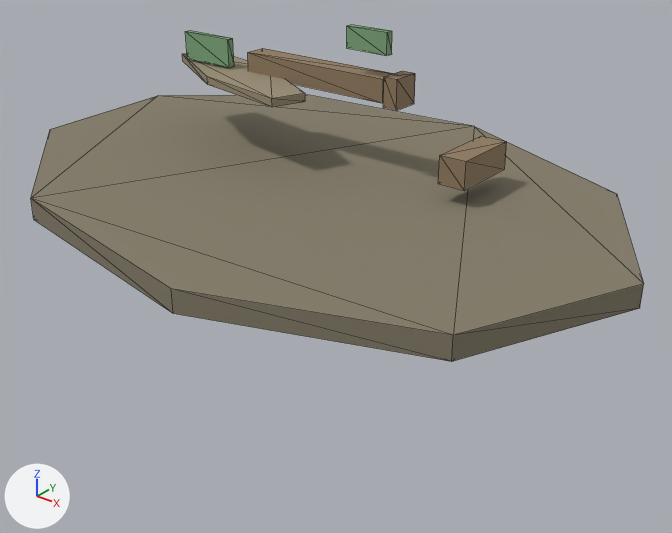
Two versions of the glTF model assets/procedural/pretty/swamp.glb, one commit apart.
One viewpoint serves both versions: a camera (50 mm lens) standing at (5.66, -6.67, 4.81) and looking at (0.42, -0.13, 0.76). Lighting does not change. The marker at lower left points along +X, +Y and +Z. The picture after the commit comes second. Mesh edges are drawn as thin lines. Vertices at exactly the same position are counted once.

Script lines for the objects in view, before the commit:
```python
me_swamp_mesh = bpy.data.meshes.new('swamp_mesh')
me_swamp_mesh.from_pydata(...)  # 176 vertices, 292 faces; spans x -3.5..3.5, y -2.51..2.51, z 0.0..3.02
# faces by material slot: [32, 36, 20, 36, 36, 60, 72]
me_swamp_mesh.materials.append(mat_swamp_mud)  # yellow #847c69
me_swamp_mesh.materials.append(mat_swamp_water)  # green #618976
me_swamp_mesh.materials.append(mat_swamp_mud_light)  # brown #998e76
me_swamp_mesh.materials.append(mat_swamp_moss)  # greyish green #7ca67c
me_swamp_mesh.materials.append(mat_swamp_deadwood)  # brown #907c61
me_swamp_mesh.materials.append(mat_swamp_mushroom_stem)  # beige #d1c4ad
me_swamp_mesh.materials.append(mat_swamp_mushroom_cap)  # pink #ce959e
ob_swamp_root = bpy.data.objects.new('swamp_root', me_swamp_mesh)
ob_swamp_root.location = (0.0, 0.0, 0.0)
```
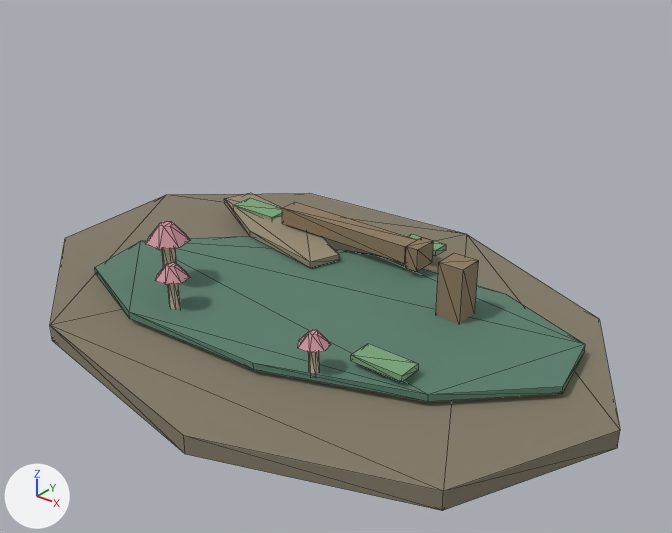
Changed parts and their boxes [x1, y1, x2, y2] in the pictures (672 x 533 px; the box of a moved part takes in the faces that stretch with it):
'swamp_root', reshaped (7% narrower): before [31, 24, 644, 362]; after [50, 193, 620, 511]
part 1 of me_swamp_mesh, moved or reshaped: before [31, 95, 644, 362]; after [50, 193, 620, 511]
part 2 of me_swamp_mesh, moved or reshaped (not visible before): after [95, 236, 585, 402]
part 3 of me_swamp_mesh, moved or reshaped: before [182, 53, 305, 107]; after [224, 193, 339, 268]
part 4 of me_swamp_mesh, moved or reshaped: before [185, 30, 234, 68]; after [234, 198, 282, 220]
part 5 of me_swamp_mesh, moved or reshaped (not visible before): after [351, 343, 419, 382]
part 6 of me_swamp_mesh, moved or reshaped: before [347, 24, 392, 55]; after [408, 234, 446, 256]
part 7 of me_swamp_mesh, moved or reshaped: before [248, 48, 394, 103]; after [282, 202, 418, 264]
part 8 of me_swamp_mesh, moved or reshaped: before [383, 71, 415, 111]; after [405, 237, 433, 272]
part 9 of me_swamp_mesh, moved or reshaped: before [438, 136, 507, 191]; after [436, 253, 479, 324]
part 10 of me_swamp_mesh, moved or reshaped (not visible before): after [162, 248, 177, 286]
part 11 of me_swamp_mesh, moved or reshaped (not visible before): after [168, 284, 180, 309]
part 12 of me_swamp_mesh, moved or reshaped (not visible before): after [309, 352, 320, 373]
part 13 of me_swamp_mesh, moved or reshaped (not visible before): after [146, 221, 190, 249]
part 14 of me_swamp_mesh, moved or reshaped (not visible before): after [155, 262, 190, 285]
part 15 of me_swamp_mesh, moved or reshaped (not visible before): after [298, 330, 331, 353]

The change, as a list of edits to the scene's bpy script:
```text
Change me_swamp_mesh:
    used by ob_swamp_root; location = (0.0, 0.0, 0.0)
    remove me_swamp_mesh.from_pydata(...)  # 176 vertices, 292 faces; spans x -3.5..3.5, y -2.51..2.51, z 0.0..3.02
    add me_swamp_mesh.from_pydata(...)  # 176 vertices, 292 faces; spans x -3.5..3.5, y -2.51..2.51, z 0.0..1.0
    me_swamp_mesh part 1: the loose piece of 18 vertices spanning x -3.5..3.5, y -2.51..2.51, z 1.34..1.55 is scaled about its middle by (1, 1, 0.859), then moved by (0.0, 0.0, -1.35)
    me_swamp_mesh part 2: the loose piece of 20 vertices spanning x -2.37..2.91, y -1.11..1.61, z 1.19..1.27 is moved by (0.0, -0.43, -0.95)
    me_swamp_mesh part 3: the loose piece of 12 vertices spanning x -2.38..-0.19, y -0.19..0.91, z 2.27..2.35 is moved by (0.0, 0.54, -1.94)
    me_swamp_mesh part 4: the loose piece of 8 vertices spanning x -2.08..-1.44, y 0.36..0.44, z 2.37..2.68 is scaled about its middle by (1, 4, 0.215), then moved by (0.0, 0.71, -2.12)
    me_swamp_mesh part 5: the loose piece of 8 vertices spanning x 1.26..1.82, y 0.36..0.44, z 0.45..0.71 is scaled about its middle by (1, 3.43, 0.251), then moved by (0.0, -1.23, -0.18)
    me_swamp_mesh part 6: the loose piece of 8 vertices spanning x 0.16..0.63, y 0.36..0.44, z 2.8..3.02 is scaled about its middle by (1, 2.86, 0.301), then moved by (0.0, 1.1, -2.51)
    me_swamp_mesh part 7: the loose piece of 8 vertices spanning x -1.22..0.55, y 0.43..0.67, z 2.32..2.56 is scaled about its middle by (1, 1, 0.859), then moved by (0.0, 0.47, -1.9)
    me_swamp_mesh part 8: the loose piece of 8 vertices spanning x 0.58..0.73, y 0.4..0.7, z 2.29..2.59 is scaled about its middle by (1, 1, 0.859), then moved by (0.0, 0.47, -1.9)
    me_swamp_mesh part 9: the loose piece of 8 vertices spanning x 1.33..1.61, y 0.25..0.98, z 1.74..2.02 is scaled about its middle by (1, 0.382, 2.25), then moved by (0.0, -0.15, -1.29)
    me_swamp_mesh part 10: the loose piece of 12 vertices spanning x -1.33..-1.2, y 0.52..0.67, z 0.28..0.89 is scaled about its middle by (1, 1, 0.859), then moved by (0.0, -1.42, -0.01)
    me_swamp_mesh part 11: the loose piece of 12 vertices spanning x -0.88..-0.78, y 0.42..0.53, z 0.01..0.47 is scaled about its middle by (1, 1, 0.859), then moved by (0.0, -1.65, 0.23)
    me_swamp_mesh part 12: the loose piece of 12 vertices spanning x 1.0..1.09, y 0.38..0.48, z 0.0..0.39 is scaled about its middle by (1, 1, 0.859), then moved by (0.0, -1.64, 0.24)
    me_swamp_mesh part 13: the loose piece of 14 vertices spanning x -1.49..-1.03, y 0.77..1.22, z 0.48..0.69 is scaled about its middle by (1, 1, 0.859), then moved by (0.0, -1.81, 0.32)
    me_swamp_mesh part 14: the loose piece of 14 vertices spanning x -1.01..-0.66, y 0.61..0.95, z 0.16..0.32 is scaled about its middle by (1, 1, 0.859), then moved by (0.0, -1.94, 0.48)
    me_swamp_mesh part 15: the loose piece of 14 vertices spanning x 0.89..1.19, y 0.54..0.84, z 0.13..0.27 is moved by (0.0, -1.9, 0.45)
```
